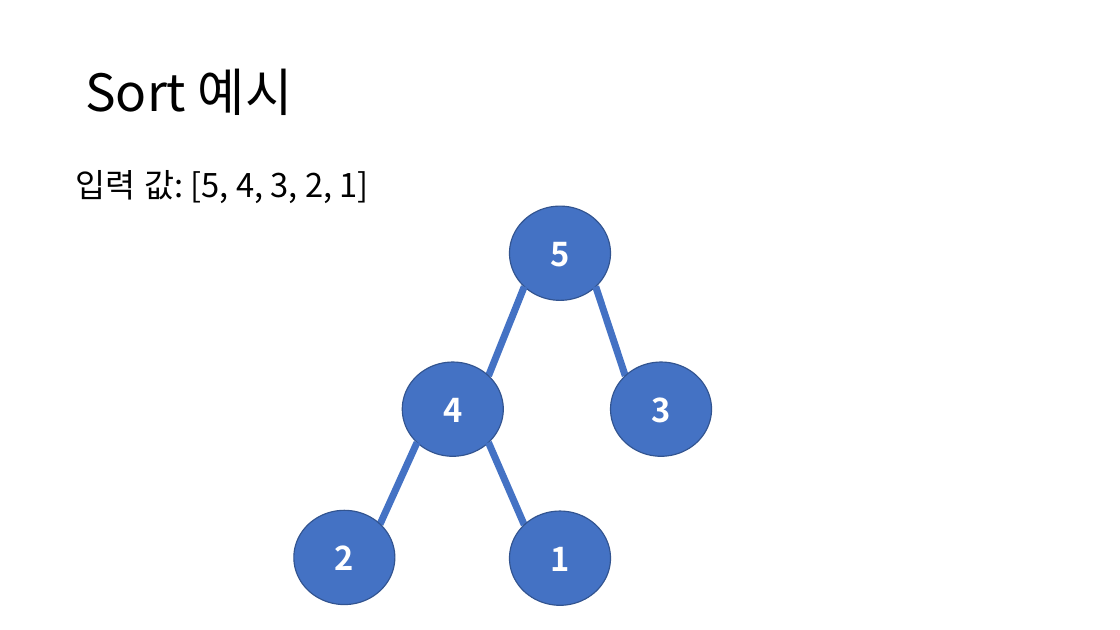
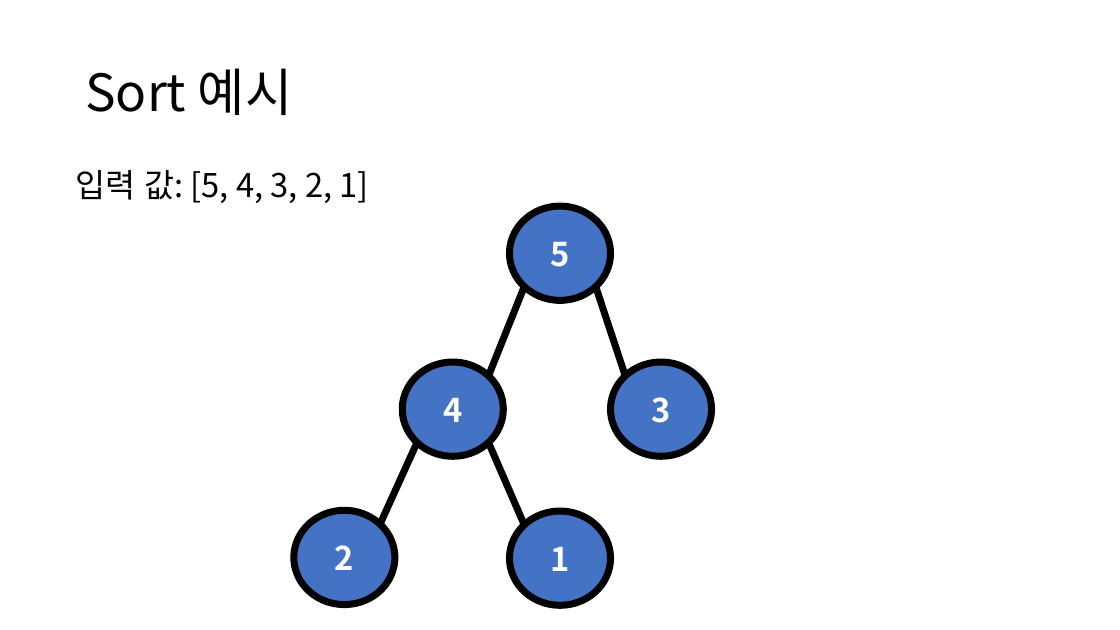
Before and after one commit to clerknek/AlgorithmStudyGroup, a slide deck: slide 8 of Week04/Smooth Sort.pptx (slide 7 before the commit). Drawn at 1120x630 pixels with LibreOffice and Linux fonts; fonts in the diff are those of the drawing. Boxes give left, top, right and bottom in pixels: in the first picture for what was removed or moved away, otherwise in the second. Text is boxed around its words. In the diff, an @@ line names an element or a change of style, - is before the commit and + after.

Commit message:
smooth sort updated

```diff
--- a/Week04/Smooth Sort.pptx
+++ b/Week04/Smooth Sort.pptx
@@ line (524, 287) - (489, 376): stroke #4472C4 6 pt to #000000 6 pt @@
@@ line (596, 287) - (625, 376): stroke #4472C4 6 pt to #000000 6 pt @@
@@ line (418, 443) - (380, 524): stroke #4472C4 6 pt to #000000 6 pt @@
@@ line (489, 443) - (524, 525): stroke #4472C4 6 pt to #000000 6 pt @@
@@ outline #325491 1 pt to #000000 6 pt in 5 elements at [510,206,611,300], [402,362,503,456], [611,362,712,456], [294,511,395,605], [510,511,611,605] @@
```
Also in this commit, not shown: 2 other slides changed, 1 slide added, 1 other file.
